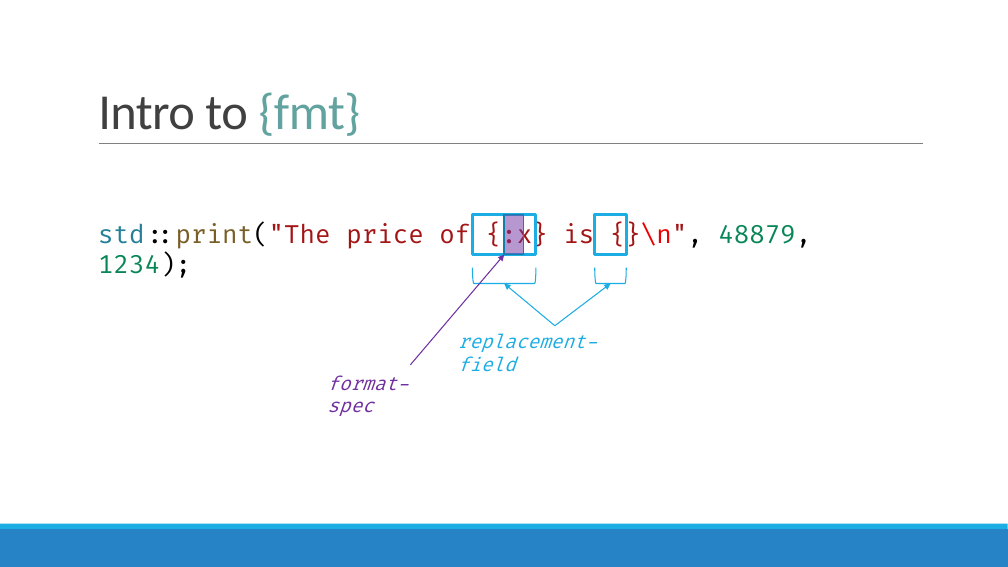
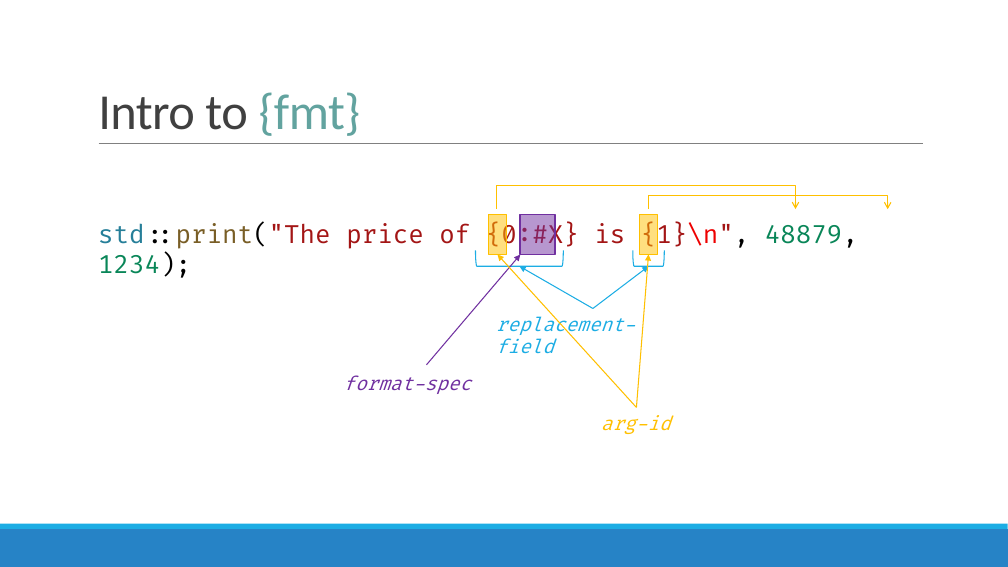
Before and after one commit to brevzin/cpp_proposals, a slide deck: slide 22 of talks/202209_cppcon/The Surprising Complexity of Formatting Ranges.pptx (slide 26 before the commit). Drawn at 1008x567 pixels with LibreOffice and Linux fonts; fonts in the diff are those of the drawing. Boxes give left, top, right and bottom in pixels: in the first picture for what was removed or moved away, otherwise in the second. Text is boxed around its words. In the diff, an @@ line names an element or a change of style, - is before the commit and + after.

```diff
--- a/talks/202209_cppcon/The Surprising Complexity of Formatting Ranges.pptx
+++ b/talks/202209_cppcon/The Surprising Complexity of Formatting Ranges.pptx
@@ left bracket added at <box>497,185,796,209</box>, outline #FFC000 1 pt @@
@@ left bracket added at <box>649,195,888,209</box>, outline #FFC000 1 pt @@
@@ text at <box>98,223,858,250</box>: text changed @@
-std::print("The price of {:x} is {}\n", 48879, 1234);
+std::print("The price of {0:#X} is {1}\n", 48879, 1234);
@@ rectangle: place and size @@
-rectangle at <box>504,215,524,255</box>
+rectangle at <box>488,215,507,255</box>
@@ rectangle at <box>488,215,507,255</box>: fill #7030A0 at 50% opacity to #FFC000 at 50% opacity; outline #1580A9 1.25 pt to #FFC000 1.25 pt @@
@@ rectangle: place and size @@
-rectangle at <box>473,215,536,255</box>
+rectangle at <box>520,215,555,255</box>
@@ rectangle at <box>520,215,555,255</box>: fill none to #7030A0 at 50% opacity; outline #1CADE4 3 pt to #7030A0 1.25 pt @@
@@ rectangle: place and size @@
-rectangle at <box>595,215,627,255</box>
+rectangle at <box>640,215,658,255</box>
@@ rectangle at <box>640,215,658,255</box>: fill none to #FFC000 at 50% opacity; outline #1CADE4 3 pt to #FFC000 1.25 pt @@
@@ arrow moved from (411, 365) - (504, 255) to (426, 365) - (520, 255) @@
@@ left bracket: place and size @@
-left bracket at <box>472,267,536,283</box>
+left bracket at <box>476,251,564,267</box>
@@ arrow added from (637, 408) to (498, 255), #FFC000 1 pt @@
@@ arrow moved from (555, 326) - (504, 284) to (593, 309) - (520, 266) @@
@@ arrow moved from (555, 326) - (611, 284) to (593, 309) - (649, 266) @@
@@ left bracket: place and size @@
-left bracket at <box>595,268,627,284</box>
+left bracket at <box>633,251,664,267</box>
@@ arrow added from (637, 408) to (649, 254), #FFC000 1 pt @@
@@ text "replacement-field": place and size @@
-text "replacement-field" at <box>458,333,597,371</box>
+text "replacement-field" at <box>496,315,635,354</box>
@@ text "format-spec" rewrapped from <box>327,375,408,416</box> to <box>343,375,471,394</box> @@
@@ text added at <box>601,415,671,434</box>, 18 pt, text #FFC000, italic @@
+arg-id
```
Also in this commit, not shown: 59 other slides changed, 38 slides added, 11 slides removed.
